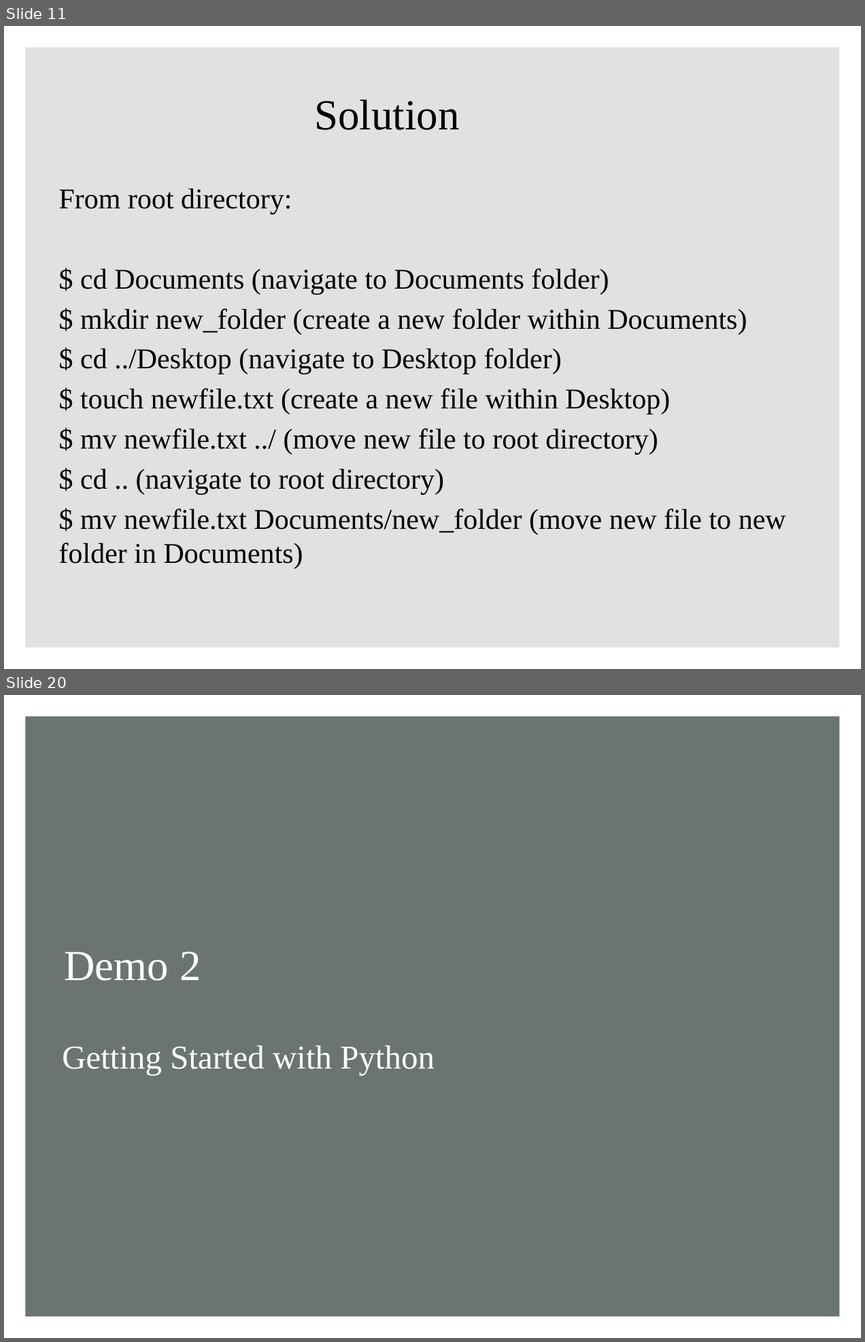
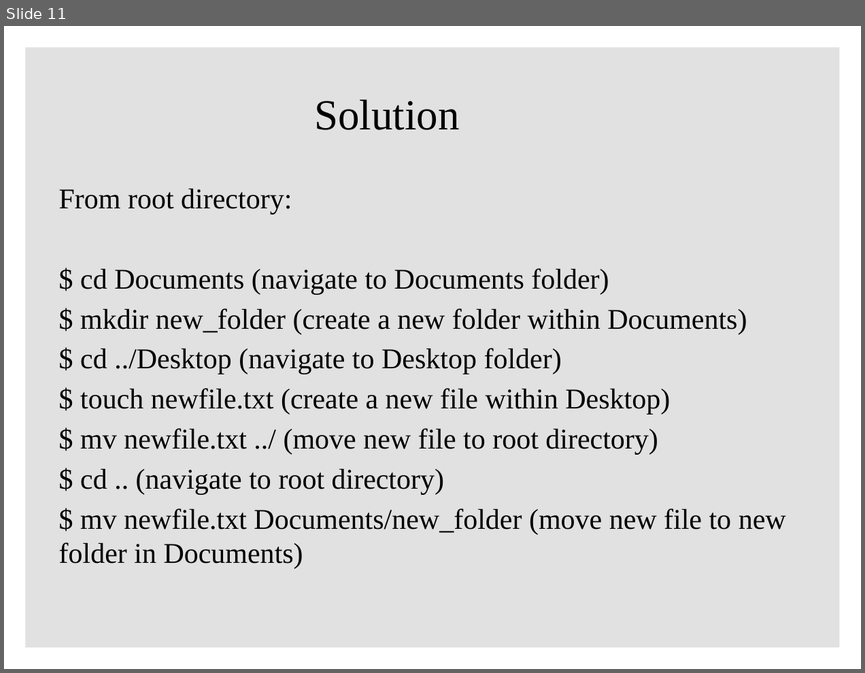
Before and after one commit to ClaudiaECarroll/Intro_to_Python, a slide deck: powerpoints/intro_python_1.pptx. Shown one above the other, each under a label of ours: slides 11 and 20 before the commit, slide 11 after it; the slides between them are not shown. The pictures are 865x1342 and 865x673 pixels, drawn with LibreOffice and Linux fonts; fonts in the diff are those of the drawing; background and template pictures are left out. Boxes give left, top, right and bottom in pixels: in the first picture for what was removed or moved away, otherwise in the second. Text is boxed around its words. In the diff, an @@ line names an element or a change of style, - is before the commit and + after.

```diff
--- a/powerpoints/intro_python_1.pptx
+++ b/powerpoints/intro_python_1.pptx
@@ slide 20 removed at <box>4,695,861,1338</box>, background #FFFFFF @@
@@ rectangle removed at <box>26,717,839,1317</box> @@
@@ title removed at <box>64,951,201,981</box> @@
-Demo 2
@@ subtitle removed at <box>62,1045,434,1075</box> @@
-Getting Started with Python
```
Also in this commit, not shown: 1 slide changed, 12 other slides removed.
